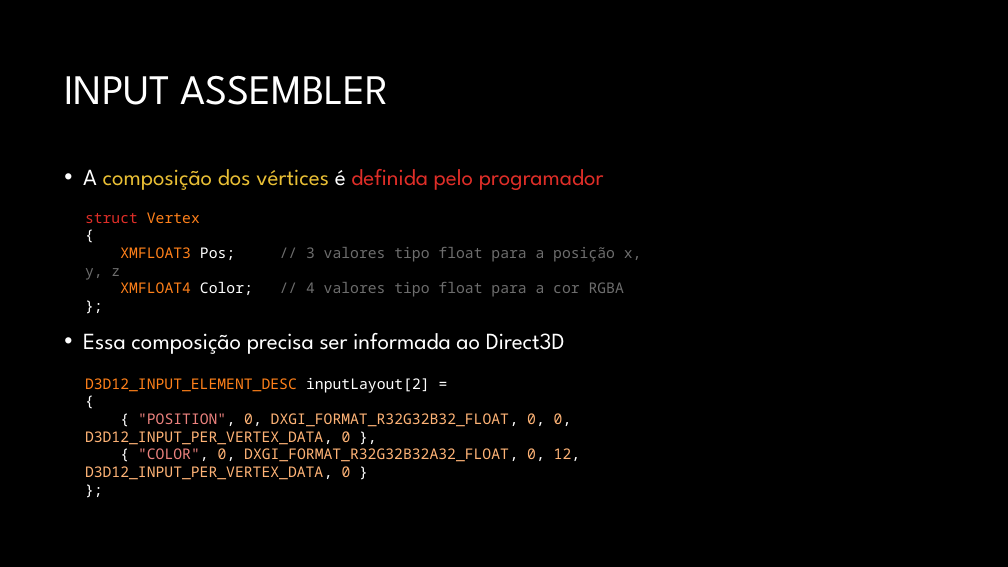
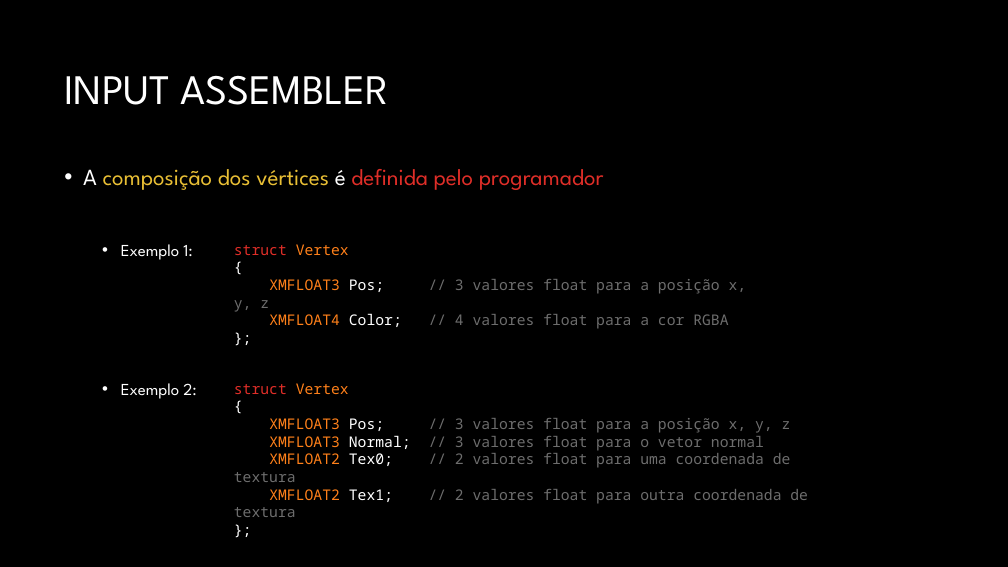
Before and after one commit to JudsonSS/CG, a slide deck: slide 4 of Slides/08. Desenho no Direct3D.pptx (slide 5 before the commit). Drawn at 1008x567 pixels with LibreOffice and Linux fonts; fonts in the diff are those of the drawing; background and template pictures are left out. Boxes give left, top, right and bottom in pixels: in the first picture for what was removed or moved away, otherwise in the second. Text is boxed around its words. In the diff, an @@ line names an element or a change of style, - is before the commit and + after.

```diff
--- a/Slides/08. Desenho no Direct3D.pptx
+++ b/Slides/08. Desenho no Direct3D.pptx
@@ text "struct Vertex": place and size @@
-text "struct Vertex" at [85, 212, 642, 297]
+text "struct Vertex" at [234, 244, 747, 329]
@@ text at [121, 244, 196, 399]: text changed; size 22 to 16 pt @@
-• Essa composição precisa ser informada ao Direct3D
+  • Exemplo 1:
+  • Exemplo 2:
@@ text at [269, 279, 747, 329]: text changed @@
-XMFLOAT3 Pos; // 3 valores tipo float para a posição x, y, z
-XMFLOAT4 Color; // 4 valores tipo float para a cor RGBA
+XMFLOAT3 Pos; // 3 valores float para a posição x, y, z
+XMFLOAT4 Color; // 4 valores float para a cor RGBA
@@ text removed at [85, 378, 581, 480] @@
-D3D12_INPUT_ELEMENT_DESC inputLayout[2] =
-{
-{ "POSITION", 0, DXGI_FORMAT_R32G32B32_FLOAT, 0, 0, D3D12_INPUT_PER_VERTEX_DATA, 0 },
-{ "COLOR", 0, DXGI_FORMAT_R32G32B32A32_FLOAT, 0, 12, D3D12_INPUT_PER_VERTEX_DATA, 0 }
-};
@@ text added at [234, 383, 808, 504], 14 pt, text #6D6D6D @@
+struct Vertex
+{
+XMFLOAT3 Pos; // 3 valores float para a posição x, y, z
+XMFLOAT3 Normal; // 3 valores float para o vetor normal
+XMFLOAT2 Tex0; // 2 valores float para uma coordenada de textura
+XMFLOAT2 Tex1; // 2 valores float para outra coordenada de textura
+};
```
Also in this commit, not shown: 6 other slides changed, 33 slides added, 16 slides removed.
